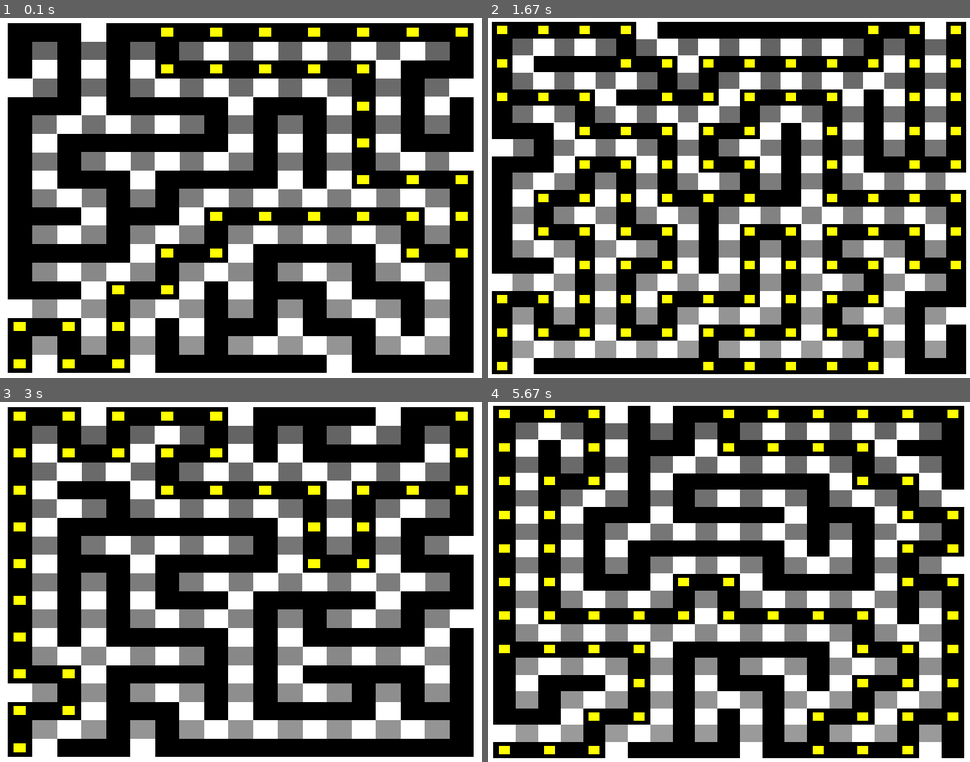
Above: before the commit, frames 1-4 (two rows, left to right).
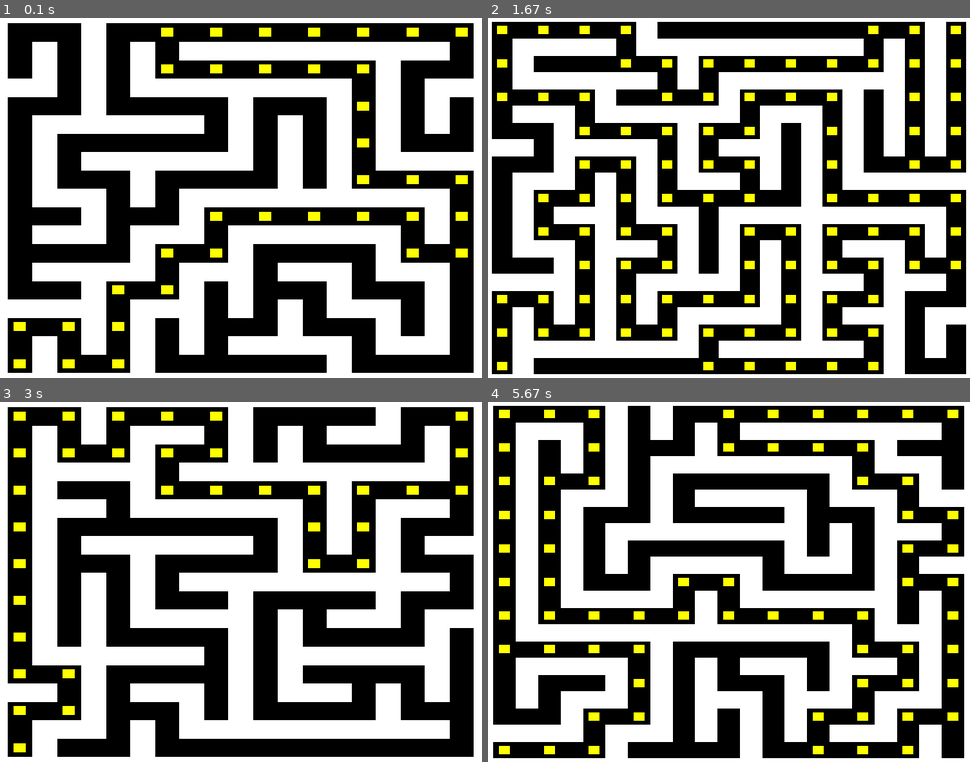
Above: after the commit, the same moments.

Repository: gogeekness/Py_Game
Game: pygame game, started from Graphical_Mazy/Maze_CL.py
Same seed, same stepped clock (60 frames per second), same inputs: the game is played once before the commit and once after it.
Inputs:
- Up to frame 1 (0.1 s): no input
- Up to frame 2 (1.67 s): hold Right 0.33-0.8 s; hold Up 0.83-1.13 s; tap Space at 0.9, 1.23, 1.53 s; hold Right 1.17-1.63 s
- Up to frame 3 (3 s): hold Left 1.67-2.2 s; tap Space at 1.73, 2.03, 2.3, 2.63, 2.93 s; hold Down 2.23-2.53 s; hold Left 2.57-2.97 s
- Up to frame 4 (5.67 s): hold Up 3-3.37 s; tap Space at 3.07, 3.47, 3.77, 4.13, 4.53, 4.83, 5.03, 5.33, 5.53 s; hold Right 3.4-4.03 s; hold Down 4.07-4.43 s; hold Left 4.47-4.93 s; hold Right 4.97-5.43 s; hold Up from 5.47 s (still down)

The runs differ from the first frame. In frame 1, 21% of the frame differs, in the area x 6-94%, y 6-94%; in frame 2, 23%, in the area x 5-96%, y 5-95%; in frame 3, 21%; in frame 4, 22%.

Commit message:
And done

Diff:
--- a/Graphical_Mazy/Maze_CL.py
+++ b/Graphical_Mazy/Maze_CL.py
@@ -14,8 +14,6 @@
 
 col = 0
 row = 0
-startx = 1
-starty = 1
 black = (  0,   0,   0)
 white = (255, 255, 255)
 yellow =(255, 255,   0)
@@ -27,8 +25,7 @@
 def draw_maze(screen, maze1, size, col, row):
     #Block size
     blocksz = ((size[0] / (col * 2 + 1)), (size[1] / (row * 2 + 1)))
-    #solve color
-
+    #solve block size
     solvesz = (blocksz[0]/2, blocksz[1]/2)
     solveoffset = (solvesz[0]/2, solvesz[1]/2)
     #boarder around the maze
@@ -44,11 +41,9 @@
     for y in range(row):
         yy = (row - 1) - y
         for x in range(col):      # [ [(T, T, T, T) ...][() () () () () ][][][][]  ]
-            celemnt = 100 + (y*3 + y*3)%155
-            color = (celemnt, celemnt, celemnt)
             if (x + 1) < col and (y + 1) < row:  #Central Blocks
                 centerblk = (((x * 2 + 1)*blocksz[0]) + blocksz[0],((y * 2 + 1)*blocksz[1]) + blocksz[1])
-                pygame.draw.rect(screen, color, [centerblk[0], centerblk[1], blocksz[0]+1, blocksz[1]+1])
+                pygame.draw.rect(screen, white, [centerblk[0], centerblk[1], blocksz[0]+1, blocksz[1]+1])
             if maze1.data[x][y][1] == False and (x + 1) < col:  #If there is a EAST blocked
                 eastgate = (((x * 2 + 2) * blocksz[0]),((yy * 2 + 1) * blocksz[1]))
                 pygame.draw.rect(screen, white, [eastgate[0], eastgate[1], blocksz[0]+1, blocksz[1]+1])
